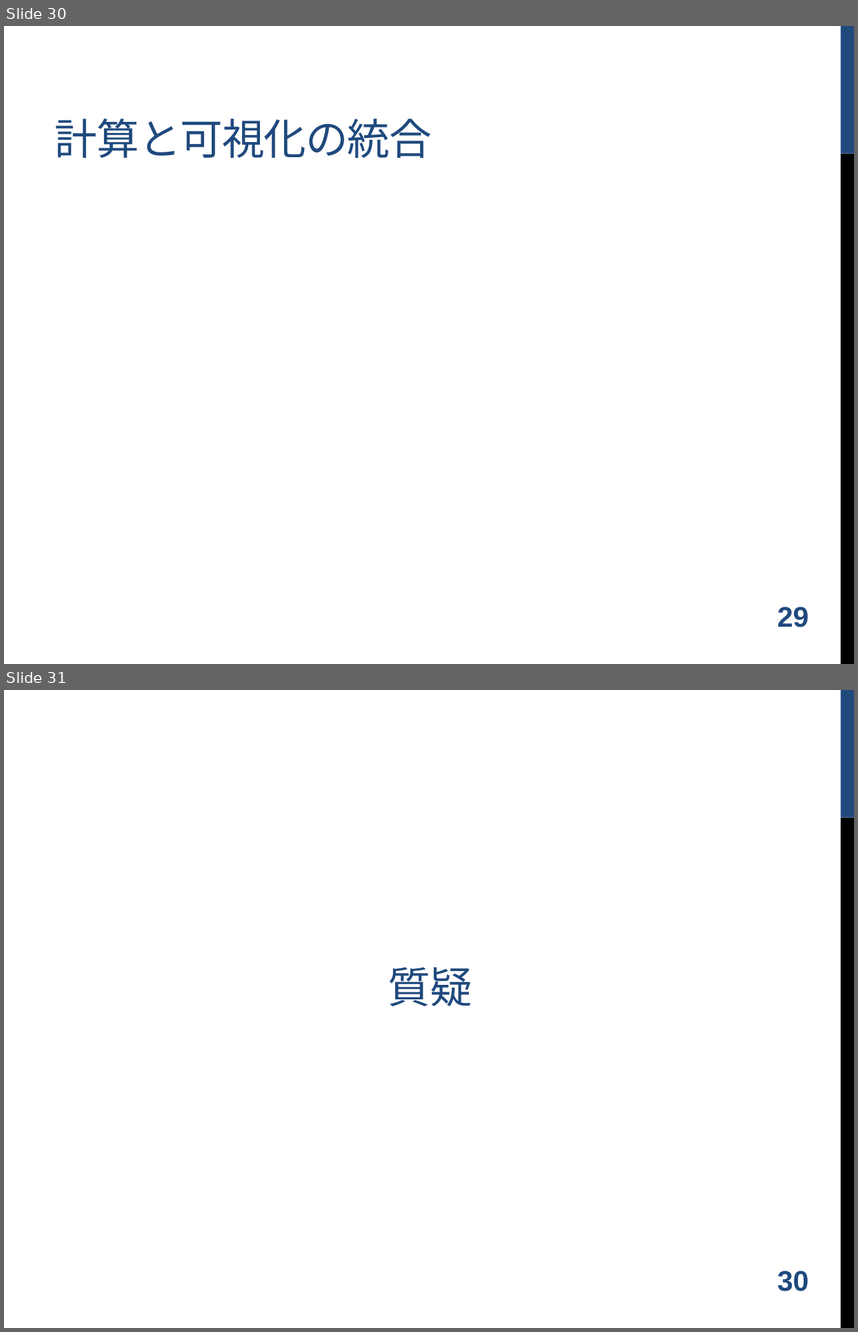
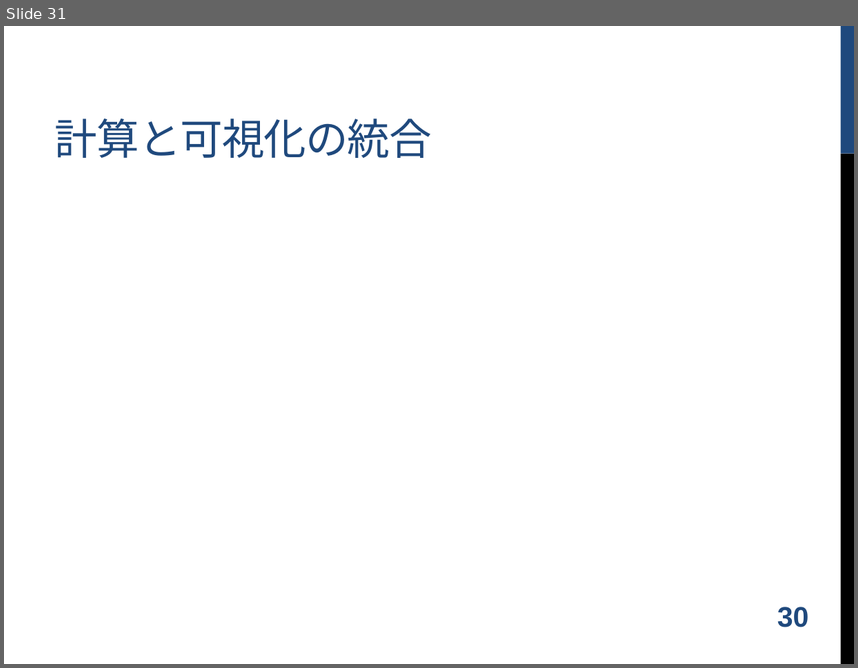
Before and after one commit to shugo/DCW2016, a slide deck: ruby_data_analysis.pptx. Shown one above the other, each under a label of ours: slides 30 and 31 before the commit, slide 31 after it. The pictures are 858x1332 and 858x668 pixels, drawn with LibreOffice and Linux fonts; fonts in the diff are those of the drawing; background and template pictures are left out. Boxes give left, top, right and bottom in pixels: in the first picture for what was removed or moved away, otherwise in the second. Text is boxed around its words. In the diff, an @@ line names an element or a change of style, - is before the commit and + after.

```diff
--- a/ruby_data_analysis.pptx
+++ b/ruby_data_analysis.pptx
@@ slide 31 removed at [4, 690, 854, 1328], background #FFFFFF; not listed: 2 template elements that a slide beside it also shows @@
@@ title removed at [388, 967, 473, 1006] @@
-質疑
@@ page number removed at [777, 1270, 809, 1291] @@
-30
@@ what was slide 30 is now slide 31 @@
@@ page number at [777, 606, 809, 627]: text changed @@
-29
+30
```
Also in this commit, not shown: 2 slides changed, 6 slides added, 4 other slides removed.
